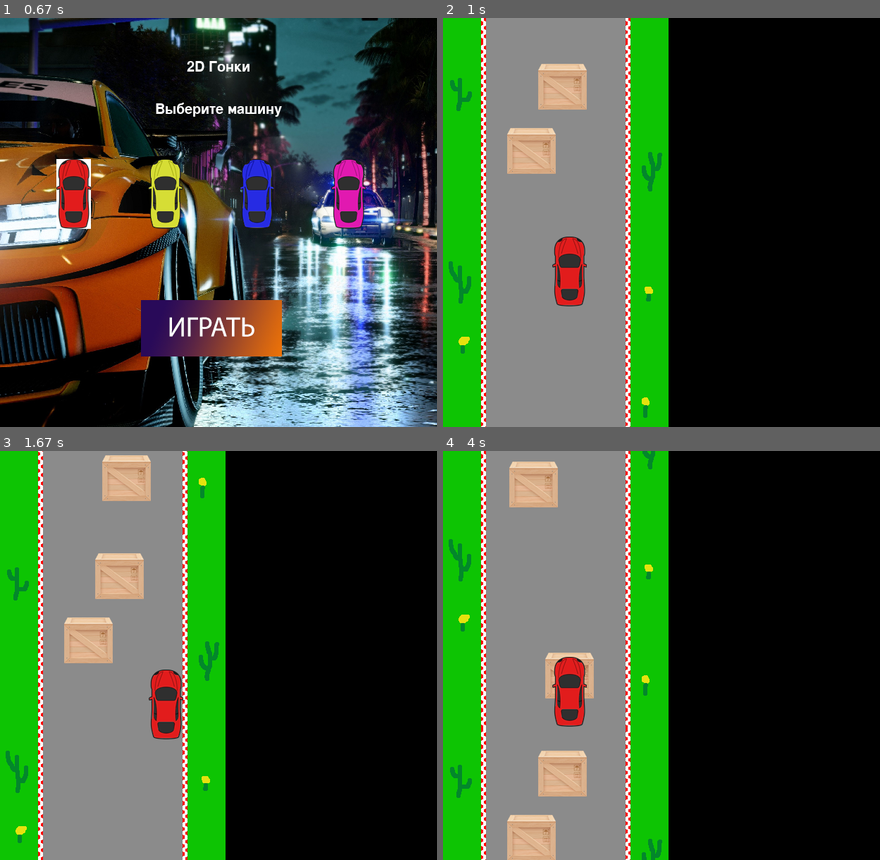
Above: before the commit, frames 1-4 (two rows, left to right).
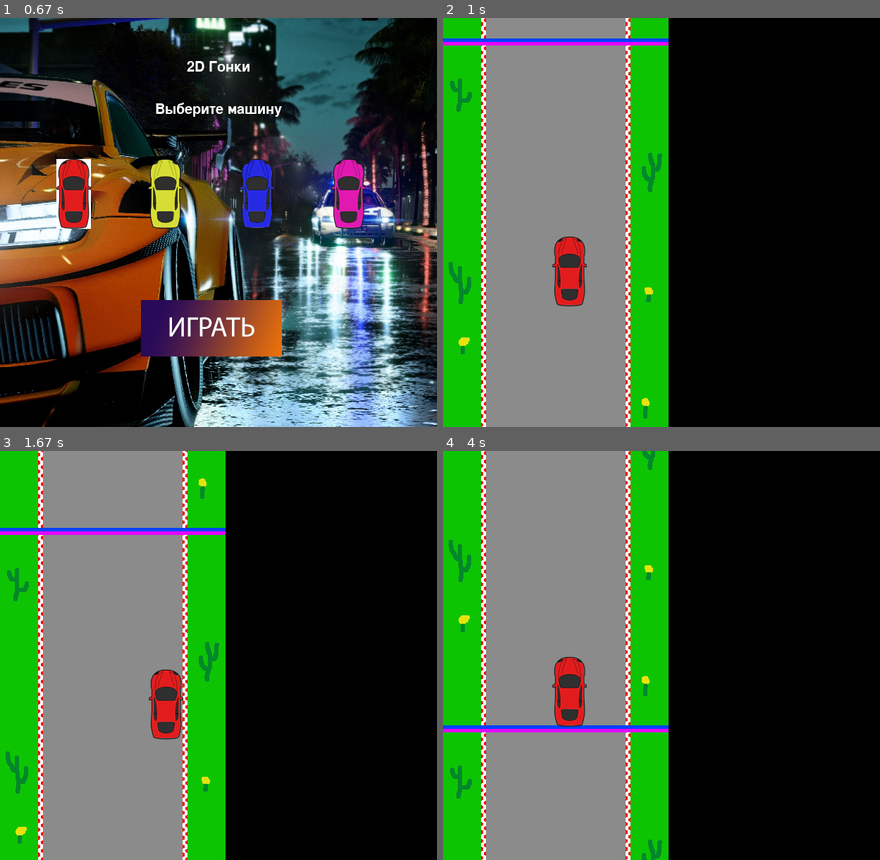
Above: after the commit, the same moments.

Repository: Lidne/PygameProject
Game: pygame game, started from main.py
The game is run twice, just before and just after one commit, with the same random seed, the same clock (stepped at 60 frames per second) and the same inputs.
Inputs (mouse positions are in pixels of both pictures, inside the frame that each line leads up to):
- Up to frame 1 (0.67 s): click (74, 193) at 0.38 s
- Up to frame 2 (1 s): click (652, 328) at 0.72 s
- Up to frame 3 (1.67 s): hold Right 1.17-1.63 s
- Up to frame 4 (4 s): hold Up 1.67-1.97 s; hold Right 2-2.47 s; hold Left 2.5-3.03 s; hold Down 3.07-3.37 s; hold Left 3.4-3.8 s; hold Up from 3.83 s (still down)

Frame 1 is identical in both runs. In frame 2, 3.8% of the frame differs, in the area x 0-52%, y 0-100%; in frame 3, 5.0%; in frame 4, 5.6%.

Commit message:
made road generation prototype and added comments

Diff:
--- a/car.py
+++ b/car.py
@@ -8,16 +8,16 @@
 
 
 class Car(pygame.sprite.Sprite):
-    # Пока что используем эту картинку для разработки
-    # Рисовать позже будем
-
     def __init__(self, cords, image, *group):
+        # Обращение к конструктору родительского класса и добавление спрайта в группы
         super().__init__(*group)
+        # Загружается переданная картинка
         self.image = image
         self.rect = self.image.get_rect()
         self.rect.x = cords[0]
         self.rect.y = cords[1]
-        self.v = 150
+        self.v = 150  # Скорость машинки
 
     def update(self, *args):
+        """Функция обновляет позицию машинки"""
         self.rect = self.rect.move(args[0], args[1])
--- a/load_image.py
+++ b/load_image.py
@@ -2,6 +2,7 @@
 import sys
 import pygame
 
+# Функция для загрузки спрайтов в pygame (НЕ ТРОГАТЬ!!)
 
 
 def load_image(name, colorkey=None):
--- a/main.py
+++ b/main.py
@@ -5,26 +5,29 @@
 from obstacles import Obstacle
 from start_screen import start_screen
 
-# Понять почему это окно съезжает в угол
 
 if __name__ == '__main__':
-    os.environ['SDL_VIDEO_CENTERED'] = '1'
+    # Инициализация pygame и окна
     pygame.init()
     size = width, height = 620, 580
     screen = pygame.display.set_mode(size)
     pygame.display.set_caption('Гонки 2D')
-    clock = pygame.time.Clock()
+    clock = pygame.time.Clock()  # Инициализация "часов" для работы со временем
 
+    # Инициализируем группы спрайтов
     all_sprites = pygame.sprite.Group()
     car_group = pygame.sprite.Group()
     road_blocks = pygame.sprite.Group()
     car_image = start_screen(screen)
     car = Car((155, 310), car_image, car_group)
 
-    for i in range(-580, 1160, 580):
-        RoadBlock(0, i, all_sprites, road_blocks)
-        print(i)
+    road_queue = []
 
+    # Создаём первых 3 блока дороги
+    for i in range(-580, 1, 580):
+        road_queue.append(RoadBlock(0, i, all_sprites, road_blocks))
+
+    # Создаём препятствия на блоках дороги
     for block in road_blocks:
         for _ in range(2):
             block.add_object(Obstacle('container.png', block.rect, all_sprites))
@@ -41,6 +44,8 @@
         for event in pygame.event.get():
             if event.type == pygame.QUIT:
                 running = False
+            # Если мы нажали кнопку и не отпустили,
+            # то продолжаем двигаться
             if event.type == pygame.KEYDOWN:
                 if event.key == pygame.K_UP:
                     moving_up = True
@@ -59,6 +64,7 @@
                     moving_left = False
                 elif event.key == pygame.K_RIGHT:
                     moving_right = False
+        # Двигаем машинку (можно попробовать реализовать через функцию update в классе Car)
         if moving_up:
             car_group.update(0, -car.v / fps)
         if moving_down:
@@ -67,12 +73,19 @@
             car_group.update(-car.v / fps, 0)
         if moving_right:
             car_group.update(car.v / fps, 0)
+
+        # Проверяем выходит ли один из блоков за нижнюю границу экрана
+        for block in road_blocks:
+            if not block.is_viewing():
+                road_blocks.remove(block)
+                RoadBlock(0, block.rect.y - 580 * 2, all_sprites, road_blocks)
+
+        # Обновляем все группы спрайтов
+        # Рисуем поочерёдно, чтобы одни спрайты не накладывались на другие
         road_blocks.update()
         road_blocks.draw(screen)
-        for block in road_blocks:
-            block.objects.draw(screen)
-            block.update()
         car_group.draw(screen)
+        # Отсчитываем 1/60 секунды для стабильного fps
         clock.tick(fps)
         pygame.display.flip()
     pygame.quit()
--- a/obstacles.py
+++ b/obstacles.py
@@ -7,11 +7,13 @@
 
 class Obstacle(pygame.sprite.Sprite):
     def __init__(self, image, parent_rect, *group):
+        # Обращение к конструктору родительского класса и добавление спрайта в группы
         super().__init__(*group)
-        self.image = load_image(image)
+        self.image = load_image(image)  # Тут в отличии от класса Car нужно передавать путь к картинке
+        # Тут это не играет особой разницы, (в отличии от класса Car) так что можно поменять
         self.rect = self.image.get_rect()
         self.rect.x = random.randint(61 + parent_rect.x, 190 + parent_rect.x)
         self.rect.y = random.randint(0 + parent_rect.y, 515 + parent_rect.y)
 
     def update(self, *args):
-        self.rect = self.rect.move(0, 1)
+        self.rect = self.rect.move(0, args[0])
--- a/road.py
+++ b/road.py
@@ -5,19 +5,26 @@
 
 
 class RoadBlock(pygame.sprite.Sprite):
-    image = load_image('road.png')
+    image = load_image('road_test.png')  # Это временный спрайт для проверки наложения
 
     def __init__(self, x, y, *group):
+        # Обращение к конструктору родительского класса и добавление спрайта в группы
         super().__init__(*group)
         self.image = RoadBlock.image
         self.rect = self.image.get_rect()
         self.rect.x = x
         self.rect.y = y
-        self.objects = pygame.sprite.Group()
+        self.objects = pygame.sprite.Group()  # Группа спрайтов для объектов на блоке дороги
 
     def add_object(self, obj):
+        """Фугкция добавляет объект на блок дороги"""
         self.objects.add(obj)
 
     def update(self):
-        self.rect = self.rect.move(0, 1)
-        self.objects.update()
+        """Функция обновляет позицию блока дороги"""
+        self.rect = self.rect.move(0, 2)
+        self.objects.update(2)
+
+    def is_viewing(self):
+        """Функция проверяет не выходит ли блок за границы экрана"""
+        return self.rect.y <= 580
--- a/start_screen.py
+++ b/start_screen.py
@@ -11,19 +11,26 @@
 
 
 def terminate():
+    """Функция сворачивает всю игру"""
     pygame.quit()
     sys.exit()
 
 
 def start_screen(screen):
+    # Размеры переданного экрана
     size = width, height = screen.get_rect().w, screen.get_rect().h
     intro_text = ["2D Гонки", "",
                   "Выберите машину"]
 
+    # Добавляем картинку фона
     fon = pygame.transform.scale(load_image('fon.jpg'), (width, height))
+    # Добавляем её на экран
     screen.blit(fon, (0, 0))
+    # Создаём экземпляр шрифта
     font = pygame.font.Font(None, 30)
-    text_coord = 50
+    text_coord = 50  # Начальная высота надписи
+    # Рендерим текст стартового экрана построчно (из-за особенностей pygame)
+    # тут я сам не до конца понимаю, поэтому лучше не трогать
     for line in intro_text:
         string_rendered = font.render(line, 1, (255, 255, 255))
         intro_rect = string_rendered.get_rect()
@@ -33,6 +40,7 @@
         text_coord += intro_rect.height
         fon.blit(string_rendered, intro_rect)
 
+    # Создаём спрайты машин и кнопки
     car_sprites = pygame.sprite.Group()
     buttons = pygame.sprite.Group()
     btn = Button((200, 400), 'start_button.png', buttons)
@@ -41,7 +49,7 @@
         Car((80 + i * 130, 200), load_image(f'car{i}.png'), car_sprites)
 
     selected_car = None
-    selection_rect = pygame.Rect(-10, -10, 1, 1)
+    selection_rect = pygame.Rect(-10, -10, 1, 1)  # Прямоугольник подсвечивающий выбранную машинку
 
     while True:
         screen.blit(fon, (0, 0))
@@ -50,9 +58,11 @@
                 terminate()
             elif event.type == pygame.MOUSEBUTTONDOWN:
                 for car in car_sprites:
+                    # Проверяем на какую машину нажали мышкой и сохраняем выбор
                     if car.rect.collidepoint(event.pos):
                         selected_car = car
                         selection_rect = selected_car.rect
+                # Если нажали кнопку и машина выбрана, то возвращаем выбранную машину и начинаем игру
                 if btn.button_pressed(event.pos) and selected_car is not None:
                     return selected_car.image
 
Binary file added: data/road_test.png
